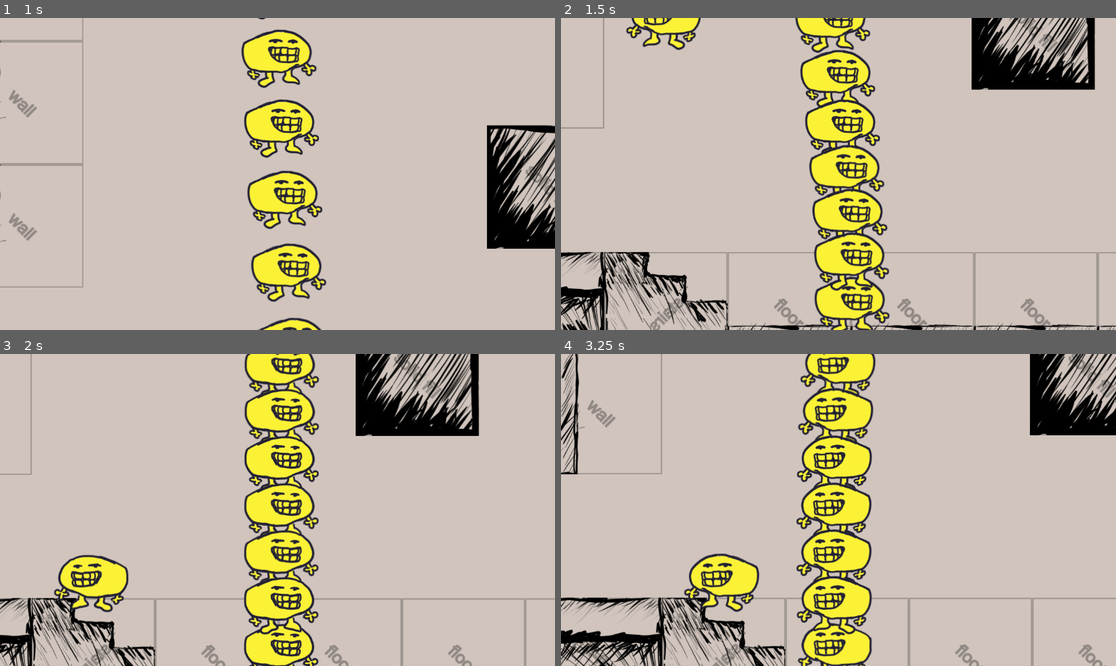
Above: before the commit, frames 1-4 (two rows, left to right).
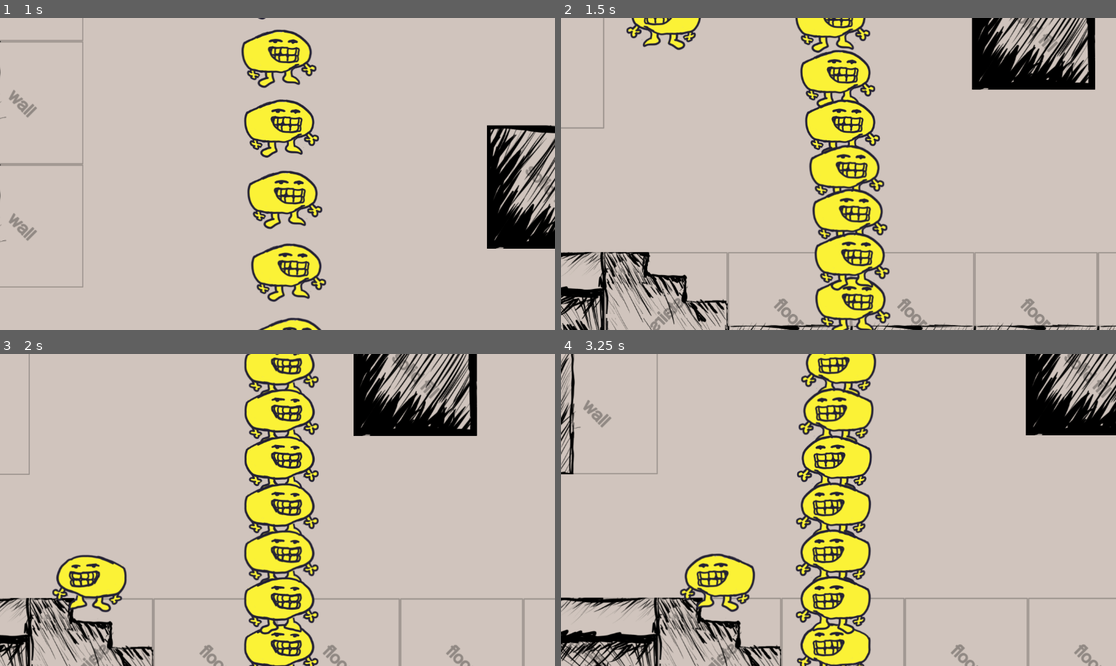
Above: after the commit, the same moments.

Repository: JCoMcL/gourt-game
Game: Godot game, scene res://level/office-level.tscn
The game is run twice, just before and just after one commit, with the same random seed, the same clock (stepped at 60 frames per second) and the same inputs.
Inputs (mouse positions are in pixels of both pictures, inside the frame that each line leads up to):
- Up to frame 1 (1 s): move the mouse to (399, 158) at 0.52 s; hold Right (go right) from 0.53 s (still down); hold Right mouse button (probe) from 0.53 s (still down); click (399, 158) at 0.67 s
- Up to frame 2 (1.5 s): release Right (go right) at 1.25 s; release Right mouse button (probe) at 1.25 s; drag from (727, 189) to (810, 236) at 1.27 s
- Up to frame 3 (2 s): no input
- Up to frame 4 (3.25 s): move the mouse to (894, 441) at 2.02 s; hold Left (go left) 2.03-2.75 s; hold Right mouse button (probe) 2.03-2.75 s; drag from (810, 572) to (672, 463) at 2.77 s

Frame 1 is identical in both runs. In frame 2, 1.3% of the frame differs, in the area x 3-97%, y 0-100%; in frame 3, 7.2%; in frame 4, 11%, in the area x 0-100%, y 0-100%.

Commit message:
Remove some debug code, clarify the inner workings of rigidbody collision somewhat and tweak some values.

Diff:
--- a/gourts/gourt.gd
+++ b/gourts/gourt.gd
@@ -9,10 +9,10 @@
 @export_category("motion")
 @export var walk_speed = 200
 @export var walk_accel = 20
-@export var walk_friction = 0.5 #this could be a puzzle mechanic
+@export var walk_friction = 0.3 #this could be a puzzle mechanic
 @export var snap_distance = 120
 @export var stack_elasticity = 0.8 #FIXME: setting this above 0.5 results in infinte-energy.
-@export var mass=80
+@export var mass=20
 
 var rng = RandomNumberGenerator.new()
 func triangular_distribution(lower: float = -1.0, upper: float = 1.0) -> float:
@@ -140,11 +140,18 @@
 		friction += f.value * -factor
 	apply_force(friction, label)
 
-
-func collide_with_rigidbody(k: KinematicCollision2D, force=1500):
-	var f = k.get_remainder().project( k.get_normal()) * force
-	k.get_collider().apply_force(f , k.get_position() - k.get_collider().global_position )
-	apply_force(-f)
+func collide_with_rigidbody(k: KinematicCollision2D, force=10):
+	var f = (
+		k.get_remainder() * force
+		- k.get_collider_velocity()
+	).project( k.get_normal())
+
+	var our_mass = mass * Gourtilities.stack_count(self)
+	var their_mass = k.get_collider().mass
+
+	k.get_collider().apply_force(f * our_mass, k.get_position() - k.get_collider().global_position )
+
+	apply_force(-f * their_mass / force, "rigid rebound" )
 
 func _physics_process(delta: float) -> void:
 	apply_force(get_gravity() * delta * mass, "gravity")
@@ -156,7 +163,6 @@
 			foot_friend.apply_force(f, "snapback")
 			break_stack()
 			apply_force_recursive_upwards(-f, 1.0, "rebound")
-			identify()
 		else:
 			apply_force(f, "snap")
 			foot_friend.apply_force(-f * stack_elasticity, "elastic")
--- a/gourts/gourtilities.gd
+++ b/gourts/gourtilities.gd
@@ -38,6 +38,9 @@
 		return 1 + foot_count(g.foot_friend)
 	return 0
 
+func stack_count(g: Gourt):
+	return head_count(g) + foot_count(g) + 1
+
 func get_stack_tip(g: Gourt):
 	if g.head_friend:
 		return get_stack_tip(g.head_friend)
